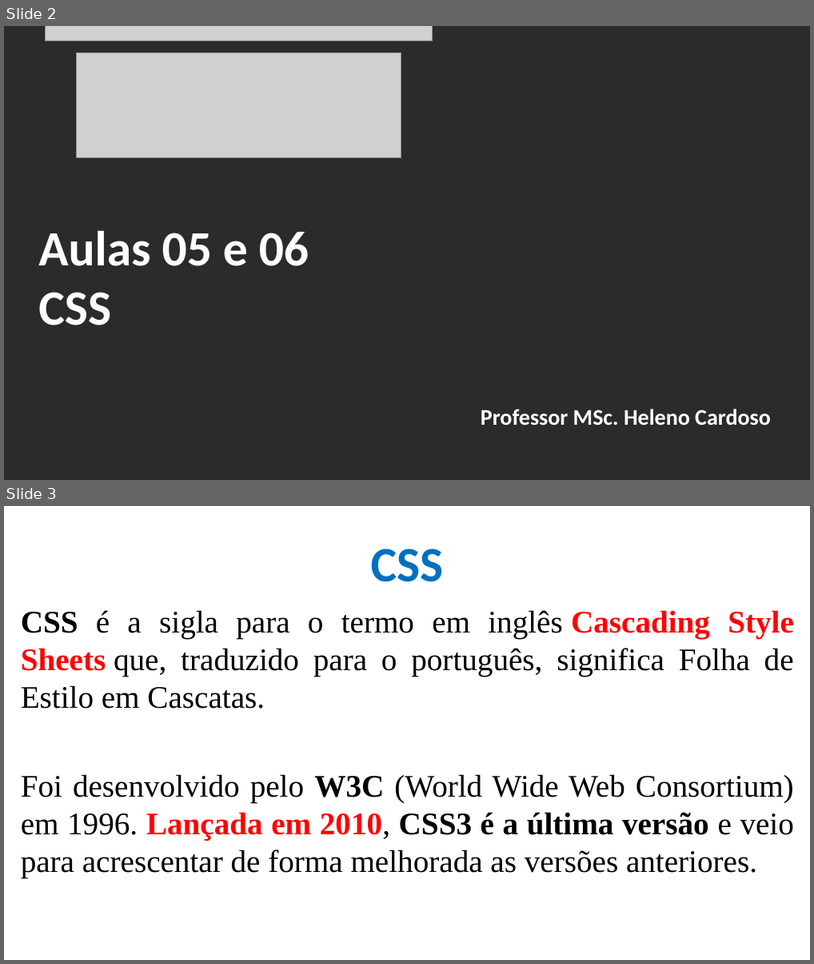
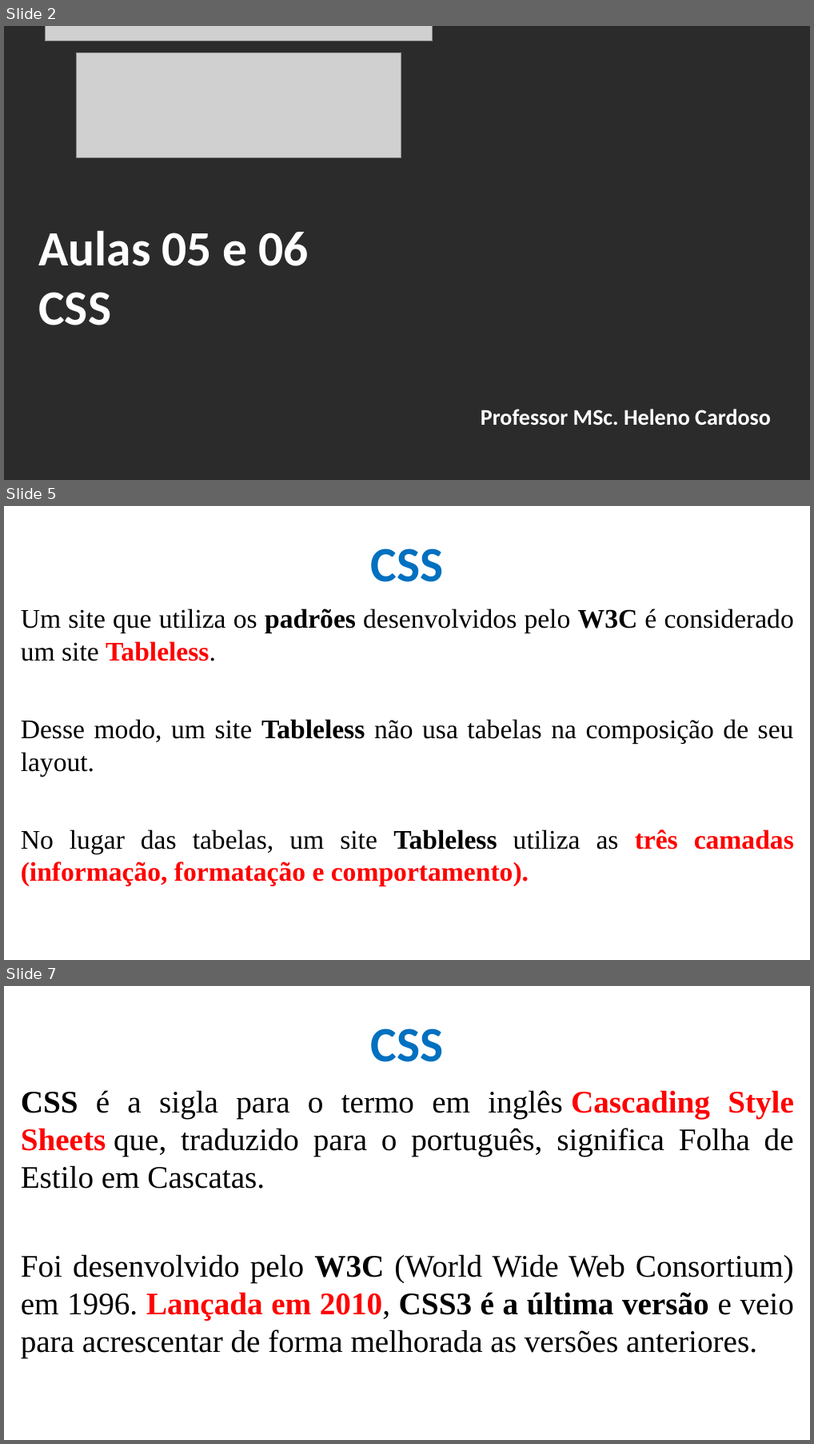
Before and after one commit to CloudEducationBrazil/WydenDesenvolvimentoWebPHP, a slide deck: 01 Classes/Aula 05 e 06 Desenvolvimento Web - CSS.pptx. Shown one above the other, each under a label of ours: slides 2 and 3 before the commit, slides 2, 5 and 7 after it; the slides between them are not shown. The pictures are 814x964 and 814x1444 pixels, drawn with LibreOffice and Linux fonts; fonts in the diff are those of the drawing; grey boxes stand for pictures; background and template pictures are left out; a plain dark background stands for a picture behind light text. Boxes give left, top, right and bottom in pixels: in the first picture for what was removed or moved away, otherwise in the second. Text is boxed around its words. In the diff, an @@ line names an element or a change of style, - is before the commit and + after.

```diff
--- a/01 Classes/Aula 05 e 06 Desenvolvimento Web - CSS.pptx
+++ b/01 Classes/Aula 05 e 06 Desenvolvimento Web - CSS.pptx
@@ slide 5 added at (4,506,810,960), background picture (left out) @@
@@ title added at (371,548,444,582), 44 pt, text #0070C0, bold @@
+CSS
@@ text added at (21,608,794,886), 24 pt, text #000000 @@
+Um site que utiliza os padrões desenvolvidos pelo W3C é considerado um site Tableless.
+Desse modo, um site Tableless não usa tabelas na composição de seu layout.
+No lugar das tabelas, um site Tableless utiliza as três camadas (informação, formatação e comportamento).
@@ what was slide 3 is now slide 7 @@
```
Also in this commit, not shown: 4 other slides added, 1 other file.
